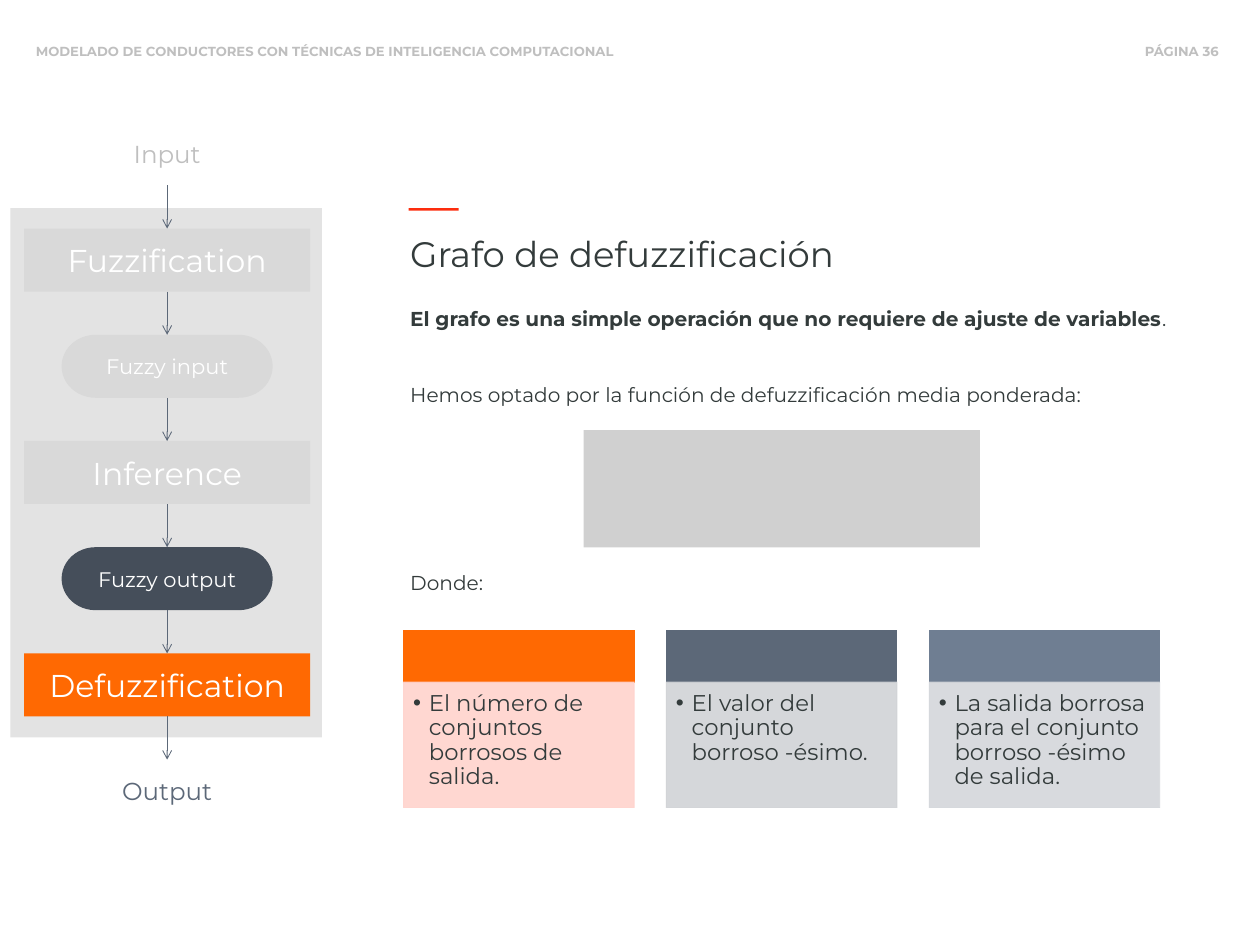
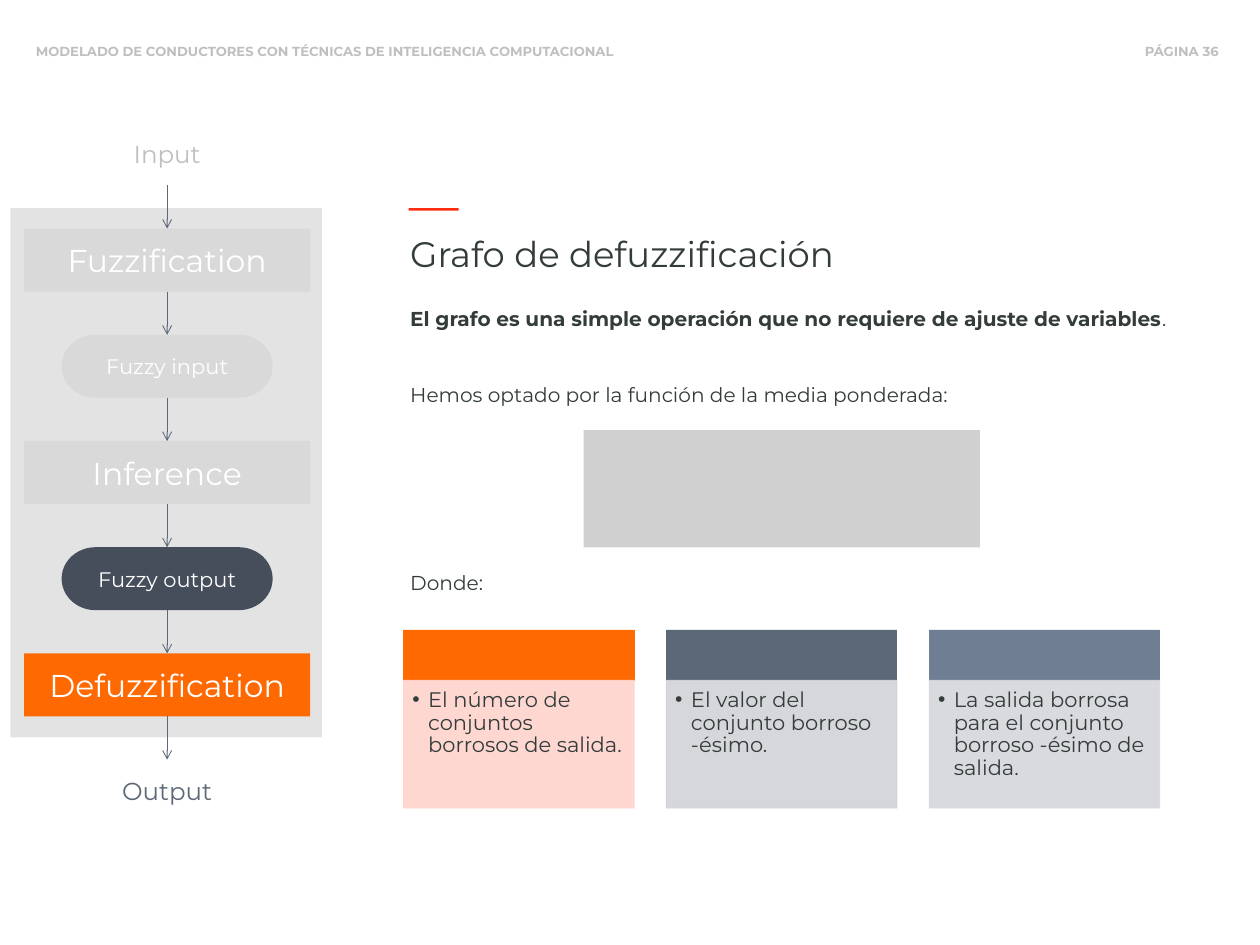
Before and after one commit to blazaid/PhD-Alberto, a slide deck: slide 36 of slides/phd-slides.pptx. Drawn at 1260x945 pixels with LibreOffice and Linux fonts; fonts in the diff are those of the drawing; grey boxes stand for pictures. Boxes give left, top, right and bottom in pixels: in the first picture for what was removed or moved away, otherwise in the second. Text is boxed around its words. In the diff, an @@ line names an element or a change of style, - is before the commit and + after.

```diff
--- a/slides/phd-slides.pptx
+++ b/slides/phd-slides.pptx
@@ text at <box>410,387,947,406</box>: text changed @@
-Hemos optado por la función de defuzzificación media ponderada:
+Hemos optado por la función de la media ponderada:
@@ size 26 to 24 pt in 3 elements at <box>428,691,622,752</box>, <box>691,691,871,752</box>, <box>954,691,1144,775</box> @@
```
Also in this commit, not shown: 32 other slides changed, 4 slides added, 4 slides removed, 1 other file.
